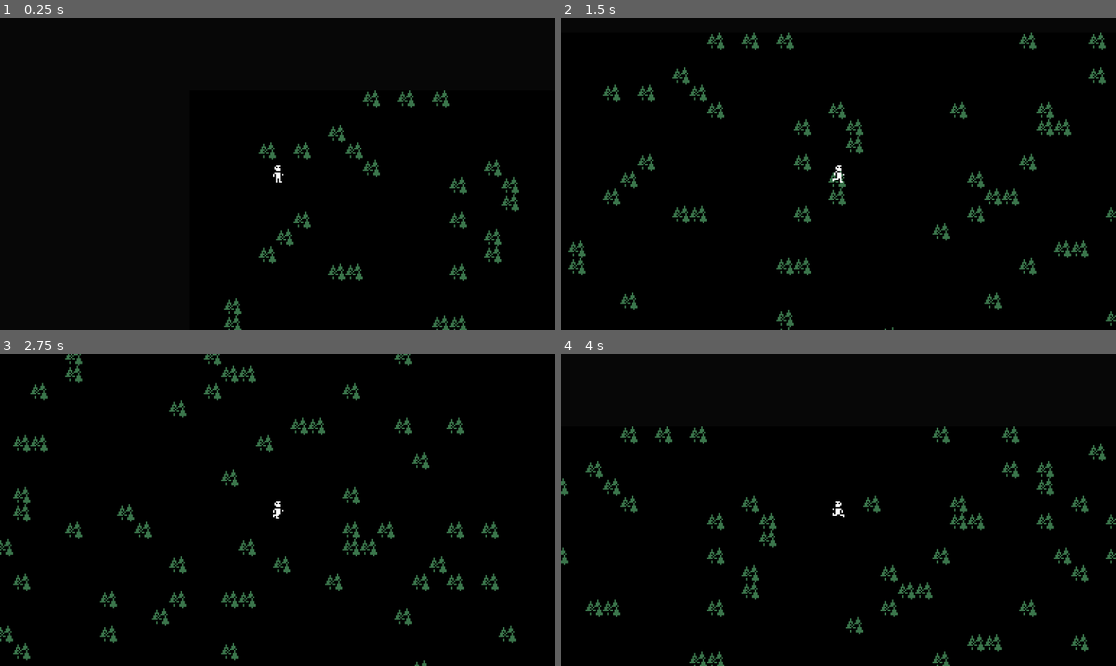
Above: before the commit, frames 1-4 (two rows, left to right).
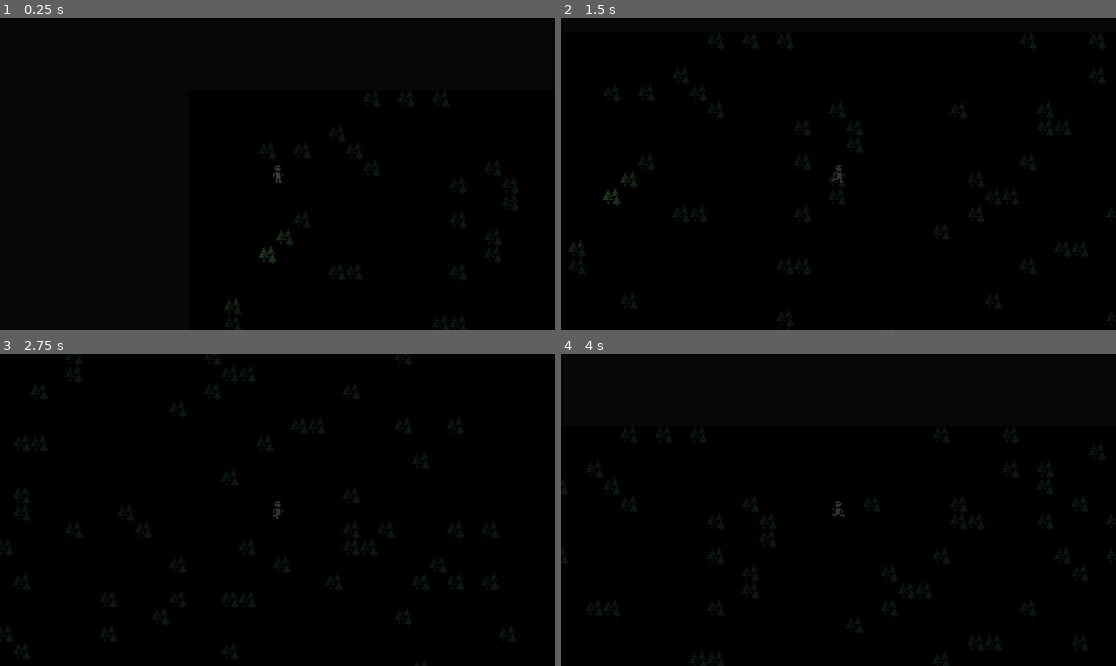
Above: after the commit, the same moments.

Repository: AchillesKastanas/Untitled-Dungeon-Crawler
Game: Godot game, scene res://scenes/Main.tscn
Two runs of this game, one before a commit and one after it. Both use one fixed random seed, a clock stepped at 60 frames per second and the inputs below.
Inputs:
- Up to frame 1 (0.25 s): no input
- Up to frame 2 (1.5 s): tap Enter at 0.5 s; hold D (move_right) 0.53-1.28 s; hold S (move_down) from 1.28 s (still down)
- Up to frame 3 (2.75 s): release S (move_down) at 2.03 s; hold D (move_right) from 2.03 s (still down)
- Up to frame 4 (4 s): release D (move_right) at 2.78 s; hold W (move_up) 2.78-3.53 s; hold A (move_left) from 3.53 s (still down)

The runs differ from the first frame. In frame 1, 1.8% of the frame differs, in the area x 40-94%, y 23-100%; in frame 2, 3.3%; in frame 3, 3.8%, in the area x 0-93%, y 0-100%; in frame 4, 3.3%.

Commit message:
Lighting Experimentation

Diff:
--- a/scenes/Main.tscn
+++ b/scenes/Main.tscn
@@ -1,9 +1,20 @@
-[gd_scene load_steps=5 format=3 uid="uid://bckcbriipq73g"]
+[gd_scene load_steps=7 format=3 uid="uid://bckcbriipq73g"]
 
 [ext_resource type="Script" path="res://scripts/DungeonGenerator.gd" id="1_cah65"]
 [ext_resource type="TileSet" uid="uid://b8wu2ro5k3jhy" path="res://assets/tileset.tres" id="2_ucrl0"]
 [ext_resource type="Script" path="res://scripts/RoomGenerator.gd" id="3_g0c5g"]
 [ext_resource type="PackedScene" uid="uid://cmnnims2rix15" path="res://scenes/Player.tscn" id="4_oru1s"]
+
+[sub_resource type="Gradient" id="Gradient_421t1"]
+offsets = PackedFloat32Array(0, 0.69)
+colors = PackedColorArray(1, 1, 1, 1, 0, 0, 0, 1)
+
+[sub_resource type="GradientTexture2D" id="GradientTexture2D_iomba"]
+gradient = SubResource("Gradient_421t1")
+width = 128
+height = 128
+fill = 1
+fill_from = Vector2(0.5, 0.5)
 
 [node name="Main" type="Node2D"]
 
@@ -27,3 +38,12 @@
 
 [node name="Player" parent="." instance=ExtResource("4_oru1s")]
 position = Vector2(61, 58)
+
+[node name="WorldDarkener" type="DirectionalLight2D" parent="."]
+energy = 0.8
+blend_mode = 1
+
+[node name="TorchTester" type="PointLight2D" parent="."]
+position = Vector2(15, 96)
+color = Color(0.963362, 0.889066, 0.717668, 1)
+texture = SubResource("GradientTexture2D_iomba")
--- a/scenes/Player.tscn
+++ b/scenes/Player.tscn
@@ -64,7 +64,8 @@
 texture_filter = 1
 sprite_frames = SubResource("SpriteFrames_l4qnn")
 animation = &"player_sprint_animation"
-frame_progress = 0.694155
+frame = 1
+frame_progress = 0.0439076
 
 [node name="CollisionShape2D" type="CollisionShape2D" parent="CharacterBody2D"]
 shape = SubResource("CapsuleShape2D_rokba")
